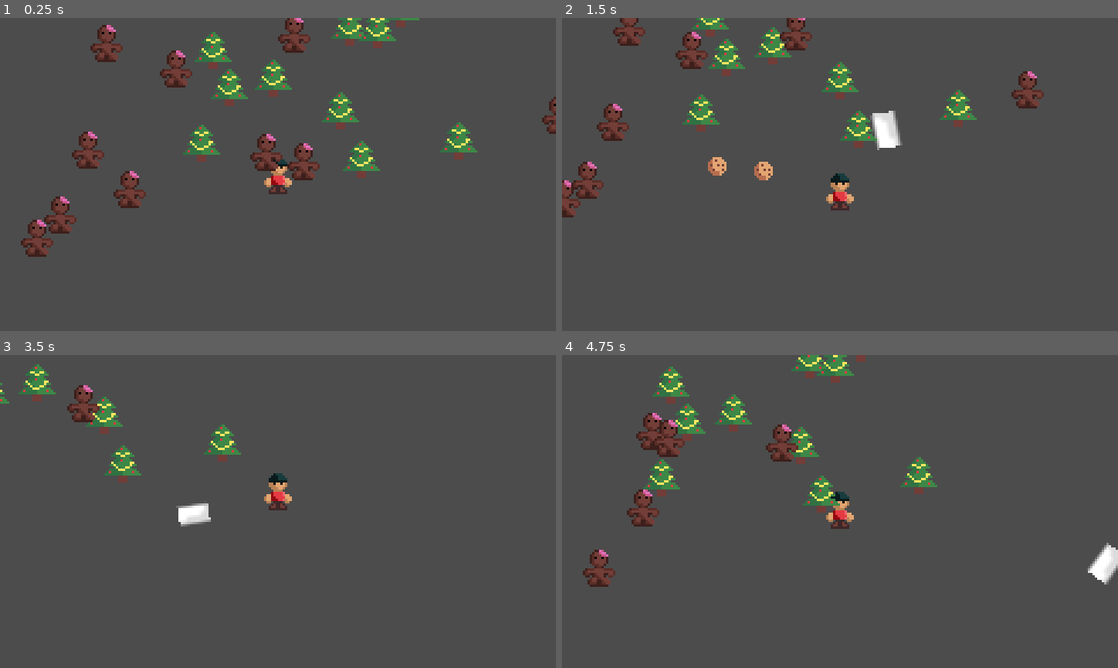
Above: before the commit, frames 1-4 (two rows, left to right).
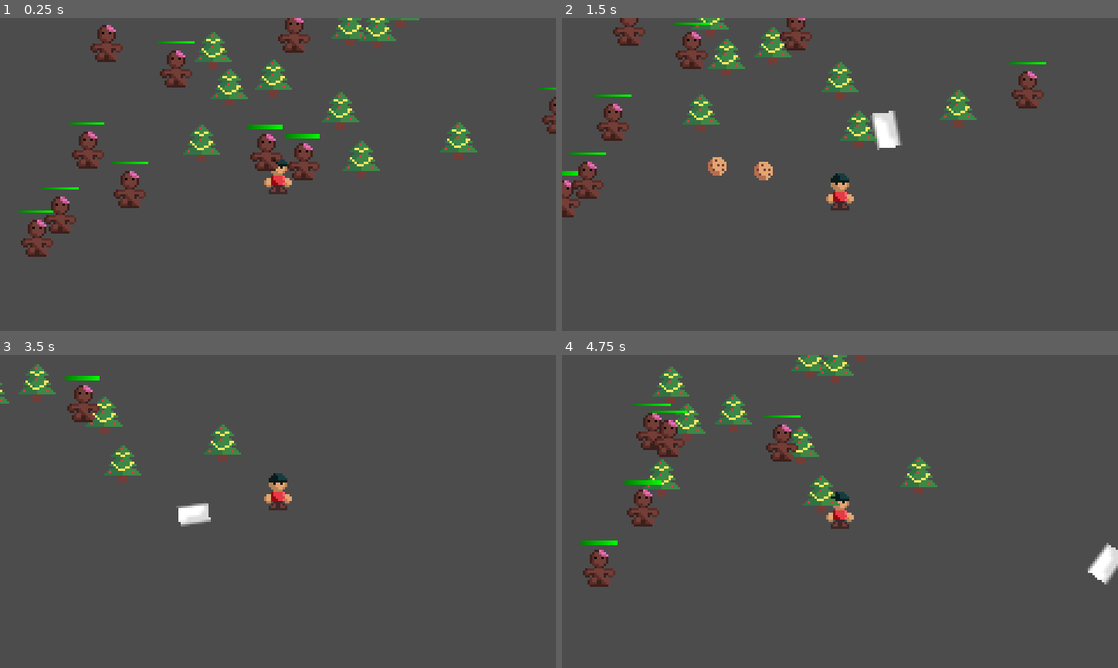
Above: after the commit, the same moments.

Repository: cznrhubarb/feliz-navidead
Game: Godot game, scene res://scn/TestScene.tscn
Same seed, same stepped clock (60 frames per second), same inputs: the game is played once before the commit and once after it.
Inputs (mouse positions are in pixels of both pictures, inside the frame that each line leads up to):
- Up to frame 1 (0.25 s): no input
- Up to frame 2 (1.5 s): move the mouse to (962, 158) at 0.52 s; press the mouse at (962, 158) at 0.53 s; hold D (move_right) 0.53-1.28 s; move the mouse to (728, 190) at 1.27 s; release the mouse at (728, 190) at 1.28 s; hold S (move_down) from 1.28 s (still down); click (728, 190) at 1.35 s
- Up to frame 3 (3.5 s): move the mouse to (333, 442) at 2.02 s; release S (move_down) at 2.03 s; press the mouse at (333, 442) at 2.03 s; hold D (move_right) 2.03-2.78 s; move the mouse to (250, 574) at 2.77 s; release the mouse at (250, 574) at 2.78 s; hold W (move_up) from 2.78 s (still down); click (250, 574) at 2.85 s
- Up to frame 4 (4.75 s): move the mouse to (1006, 558) at 3.52 s; release W (move_up) at 3.53 s; press the mouse at (1006, 558) at 3.53 s; hold A (move_left) from 3.53 s (still down); move the mouse to (673, 464) at 4.27 s; release the mouse at (673, 464) at 4.28 s; click (673, 464) at 4.35 s

The runs differ from the first frame. In frame 1, 0.4% of the frame differs, in the area x 3-100%, y 7-63%; in frame 2, 0.2%; in frame 3, less than 0.1%; in frame 4, 0.3%.

Commit message:
hp bar changes & added to gingerdead mens

Diff:
--- /dev/null
+++ b/UI/HP_Bar.tscn
@@ -0,0 +1,55 @@
+[gd_scene load_steps=7 format=2]
+
+[ext_resource path="res://UI/HP_Bar.gd" type="Script" id=1]
+[ext_resource path="res://UI/fonts/BerkshireSwash-Regular.ttf" type="DynamicFontData" id=2]
+
+[sub_resource type="StyleBoxFlat" id=1]
+bg_color = Color( 0, 0, 0, 1 )
+
+[sub_resource type="Gradient" id=2]
+colors = PoolColorArray( 0.501961, 0.501961, 0.501961, 1, 1, 1, 1, 1 )
+
+[sub_resource type="GradientTexture" id=3]
+gradient = SubResource( 2 )
+width = 50
+
+[sub_resource type="DynamicFont" id=4]
+size = 8
+outline_size = 1
+outline_color = Color( 0, 0, 0, 1 )
+font_data = ExtResource( 2 )
+
+[node name="HP_Bar" type="PanelContainer"]
+anchor_right = 1.0
+anchor_bottom = 1.0
+margin_right = -31.0
+margin_bottom = -24.0
+rect_pivot_offset = Vector2( 0.5, 0.5 )
+custom_styles/panel = SubResource( 1 )
+script = ExtResource( 1 )
+
+[node name="Panel" type="Panel" parent="."]
+margin_right = 209.0
+margin_bottom = 111.0
+
+[node name="HP_TextureProgress" type="TextureProgress" parent="Panel"]
+anchor_right = 1.0
+anchor_bottom = 1.0
+rect_pivot_offset = Vector2( 555.424, -105.336 )
+value = 100.0
+texture_progress = SubResource( 3 )
+tint_progress = Color( 0, 1, 0, 1 )
+nine_patch_stretch = true
+
+[node name="HP_Label" type="Label" parent="Panel/HP_TextureProgress"]
+visible = false
+anchor_right = 1.0
+anchor_bottom = 1.0
+margin_top = -0.663422
+margin_bottom = -1.06342
+custom_fonts/font = SubResource( 4 )
+custom_colors/font_color = Color( 1, 1, 1, 1 )
+custom_colors/font_color_shadow = Color( 0, 0, 0, 1 )
+text = "100/100"
+align = 1
+valign = 1
--- a/UI/HUD.tscn
+++ b/UI/HUD.tscn
@@ -1,48 +1,9 @@
-[gd_scene load_steps=5 format=2]
+[gd_scene load_steps=2 format=2]
 
-[ext_resource path="res://UI/HP_Bar.gd" type="Script" id=1]
-
-[sub_resource type="StyleBoxFlat" id=1]
-bg_color = Color( 0, 0, 0, 1 )
-
-[sub_resource type="Gradient" id=2]
-colors = PoolColorArray( 0.501961, 0.501961, 0.501961, 1, 1, 1, 1, 1 )
-
-[sub_resource type="GradientTexture" id=3]
-gradient = SubResource( 2 )
-width = 50
+[ext_resource path="res://UI/HP_Bar.tscn" type="PackedScene" id=1]
 
 [node name="HUD" type="Control"]
 anchor_right = 1.0
 anchor_bottom = 1.0
 
-[node name="HP_Bar" type="PanelContainer" parent="."]
-anchor_right = 1.0
-anchor_bottom = 1.0
-rect_pivot_offset = Vector2( 0.5, 0.5 )
-custom_styles/panel = SubResource( 1 )
-script = ExtResource( 1 )
-
-[node name="Panel" type="Panel" parent="HP_Bar"]
-margin_right = 240.0
-margin_bottom = 135.0
-
-[node name="HP_TextureProgress" type="TextureProgress" parent="HP_Bar/Panel"]
-anchor_right = 1.0
-anchor_bottom = 1.0
-rect_pivot_offset = Vector2( 555.424, -105.336 )
-value = 100.0
-texture_progress = SubResource( 3 )
-tint_progress = Color( 0, 1, 0, 1 )
-nine_patch_stretch = true
-
-[node name="HP_Label" type="Label" parent="HP_Bar/Panel/HP_TextureProgress"]
-anchor_right = 1.0
-anchor_bottom = 1.0
-margin_top = -0.663422
-margin_bottom = -1.06342
-custom_colors/font_color = Color( 1, 1, 1, 1 )
-custom_colors/font_color_shadow = Color( 0, 0, 0, 1 )
-text = "100/100"
-align = 1
-valign = 1
+[node name="HP_Bar" parent="." instance=ExtResource( 1 )]
--- a/scn/GingerBreadMan.tscn
+++ b/scn/GingerBreadMan.tscn
@@ -1,7 +1,8 @@
-[gd_scene load_steps=4 format=2]
+[gd_scene load_steps=5 format=2]
 
 [ext_resource path="res://src/GingerBreadMan.gd" type="Script" id=1]
-[ext_resource path="res://img/GingerdeadMan.PNG" type="Texture" id=2]
+[ext_resource path="res://UI/HP_Bar.tscn" type="PackedScene" id=2]
+[ext_resource path="res://img/GingerdeadMan.PNG" type="Texture" id=3]
 
 [sub_resource type="RectangleShape2D" id=1]
 extents = Vector2( 4.27496, 6.91256 )
@@ -14,8 +15,16 @@
 "_edit_group_": true
 }
 
+[node name="HP_Bar" parent="." instance=ExtResource( 2 )]
+margin_left = -10.0
+margin_top = -12.0
+margin_right = 10.0
+margin_bottom = -10.5
+rect_scale = Vector2( 0.789312, 0.758374 )
+rect_pivot_offset = Vector2( 10, 1 )
+
 [node name="Sprite" type="Sprite" parent="."]
-texture = ExtResource( 2 )
+texture = ExtResource( 3 )
 
 [node name="CollisionShape2D" type="CollisionShape2D" parent="."]
 shape = SubResource( 1 )
--- a/scn/TestScene.tscn
+++ b/scn/TestScene.tscn
@@ -17,9 +17,6 @@
 collision_layer = 16
 collision_mask = 13
 script = ExtResource( 1 )
-__meta__ = {
-"_edit_group_": true
-}
 Speed = 100
 
 [node name="CollisionShape2D" type="CollisionShape2D" parent="YSort/Child"]
--- a/src/GingerBreadMan.gd
+++ b/src/GingerBreadMan.gd
@@ -4,11 +4,20 @@
 
 var type = "enemy"
 var player
+var health = 100
 
 func _ready():
 	player = get_tree().get_root().find_node("Child", true, false)
+	print(health)
 
 func _physics_process(delta):
 	if player:
 		var direction = (player.position - position).normalized()
 		move_and_collide(direction * Speed * delta)
+
+func _take_damage(value):
+	health = health - value
+	if health <= 0:
+		queue_free()
+		# TODO: VFX and kill actor
+		pass
Binary file added: UI/fonts/BerkshireSwash-Regular.ttf
